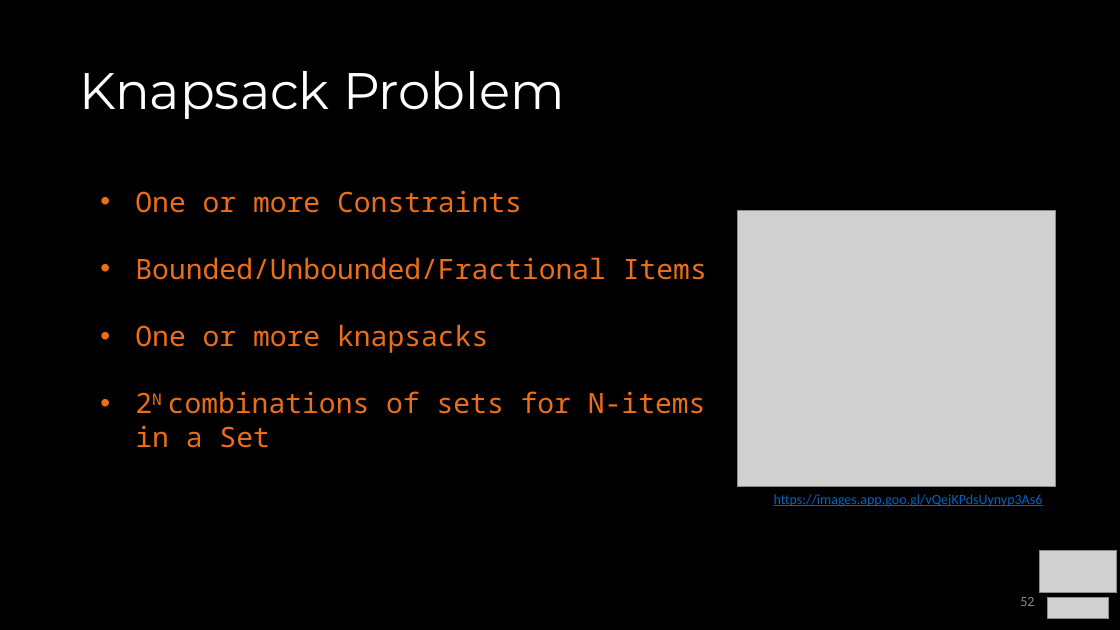
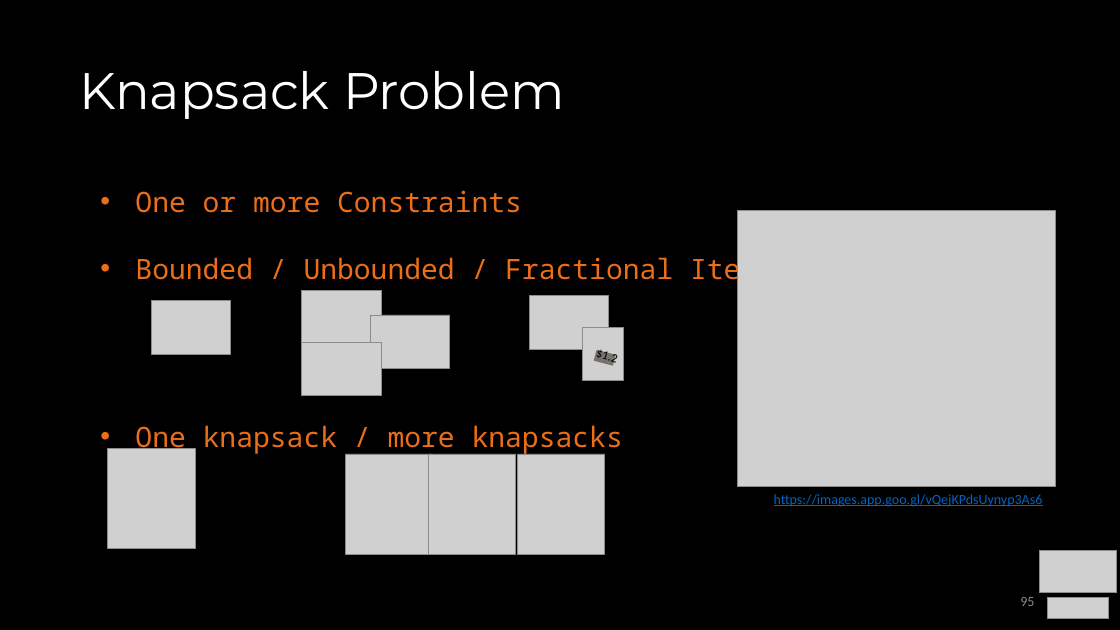
Before and after one commit to COP3530/Instructional-Content, a slide deck: slide 95 of Slides/Slides-PPT/9 - Algorithm Paradigms.pptx (slide 52 before the commit). Drawn at 1120x630 pixels with LibreOffice and Linux fonts; fonts in the diff are those of the drawing; grey boxes stand for pictures. Boxes give left, top, right and bottom in pixels: in the first picture for what was removed or moved away, otherwise in the second. Text is boxed around its words. In the diff, an @@ line names an element or a change of style, - is before the commit and + after.

```diff
--- a/Slides/Slides-PPT/9 - Algorithm Paradigms.pptx
+++ b/Slides/Slides-PPT/9 - Algorithm Paradigms.pptx
@@ text at (135, 253, 774, 455): text changed @@
-• Bounded/Unbounded/Fractional Items
-• One or more knapsacks
-• 2N combinations of sets for N-items in a Set
+• Bounded / Unbounded / Fractional Items
+• One knapsack / more knapsacks
@@ picture added at (302, 291, 381, 344) @@
@@ picture added at (530, 296, 609, 350) @@
@@ picture added at (151, 301, 230, 355) @@
@@ picture added at (371, 315, 450, 369) @@
@@ picture added at (583, 328, 623, 381) @@
@@ picture added at (302, 343, 381, 397) @@
@@ rectangle added at (594, 350, 616, 365), fill #75726B @@
@@ text added at (596, 346, 617, 364), 10.5 pt, text #000000 @@
+$1.2
@@ picture added at (108, 449, 195, 549) @@
@@ picture added at (346, 454, 434, 554) @@
@@ picture added at (429, 454, 516, 554) @@
@@ picture added at (518, 454, 605, 554) @@
@@ page number at (1020, 597, 1034, 606): text changed @@
-52
+95
```
Also in this commit, not shown: 13 other slides changed, 52 slides added, 8 other files.
